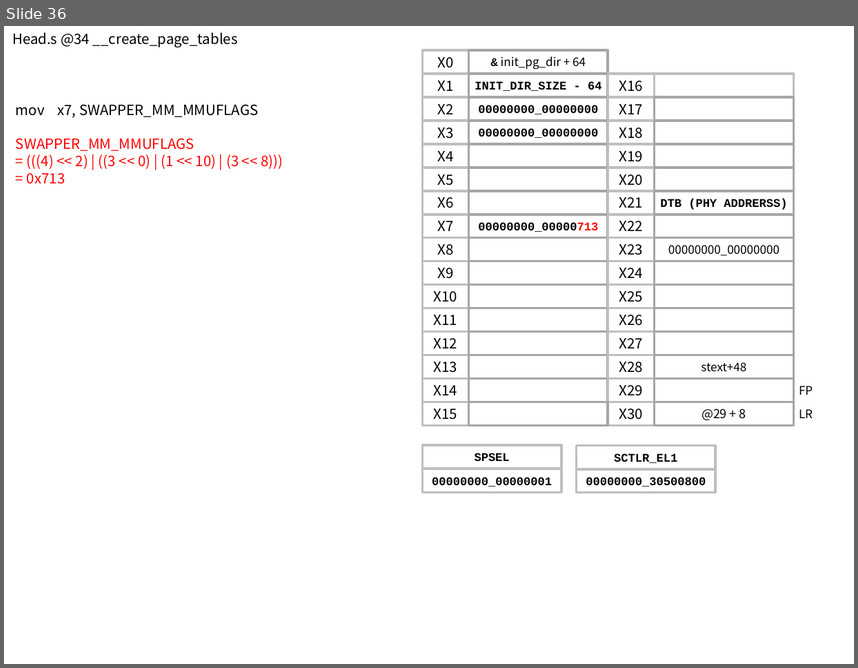
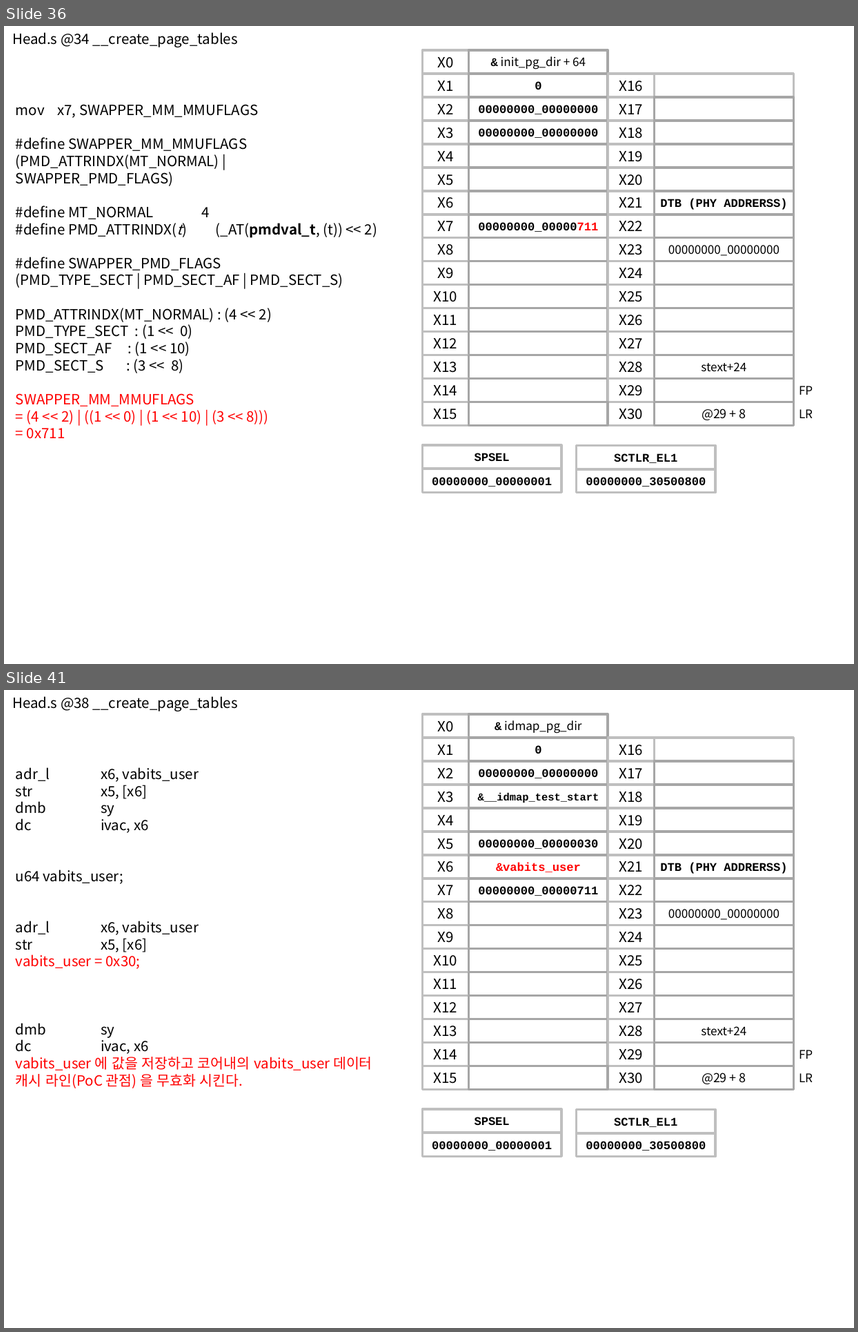
Before and after one commit to iamroot16a/study, a slide deck: 분석자료/head.S/head.s.pptx. Shown one above the other, each under a label of ours: slide 36 before the commit, slides 36 and 41 after it; the slides between them are not shown. The pictures are 858x668 and 858x1332 pixels, drawn with LibreOffice and Linux fonts; fonts in the diff are those of the drawing. Boxes give left, top, right and bottom in pixels: in the first picture for what was removed or moved away, otherwise in the second. Text is boxed around its words. In the diff, an @@ line names an element or a change of style, - is before the commit and + after.

Commit message:
[07주차.수정] 전반부 분석 내용 저장

```diff
--- a/분석자료/head.S/head.s.pptx
+++ b/분석자료/head.S/head.s.pptx
@@ slide 41 added at <box>4,690,854,1328</box>, background #FFFFFF @@
@@ text added at <box>12,696,238,711</box>, 12 pt, text #000000 @@
+Head.s @38 __create_page_tables
@@ text added at <box>16,767,372,1088</box>, 12 pt, text #000000 @@
+adr_l x6, vabits_user
+str x5, [x6]
+dmb sy
+dc ivac, x6
+u64 vabits_user;
+adr_l x6, vabits_user
+str x5, [x6]
+vabits_user = 0x30;
+dmb sy
+dc ivac, x6
+vabits_user 에 값을 저장하고 코어내의 vabits_user 데이터 캐시 라인(PoC 관점) 을 무효화 시킨다.
@@ group added at <box>422,715,813,1090</box>: 62 rectangles, 2 texts @@
+X0
+& idmap_pg_dir
+X1
+0
+X2
+00000000_00000000
+X3
+&__idmap_test_start
+X4
+X5
+00000000_00000030
+X6
+&vabits_user
+X7
+00000000_00000711
+X8
+X9
+X10
+X11
+X12
+X13
+X14
+X16
+X17
+X18
+X19
+X20
+X21
+DTB (PHY ADDRERSS)
+X22
+X23
+00000000_00000000
+X24
+X25
+X26
+X27
+X28
+stext+24
+X29
+X30
+@29 + 8
+X15
+FP
+LR
@@ rectangle added at <box>422,1109,562,1133</box>, outline #BFBFBF 2 pt, 10 pt, text #000000, bold @@
+SPSEL
@@ rectangle added at <box>576,1109,715,1133</box>, outline #BFBFBF 2 pt, 10 pt, text #000000, bold @@
+SCTLR_EL1
@@ rectangle added at <box>422,1133,562,1156</box>, outline #BFBFBF 2 pt, 10 pt, text #000000, bold @@
+00000000_00000001
@@ rectangle added at <box>576,1133,715,1156</box>, outline #BFBFBF 2 pt, 10 pt, text #000000, bold @@
+00000000_30500800
@@ slide 36 changed as well @@
@@ text in rectangle at <box>535,81,542,89</box>: text changed @@
-INIT_DIR_SIZE - 64
+0
@@ text at <box>16,137,377,373</box>: paragraphs added @@
+#define SWAPPER_MM_MMUFLAGS
+(PMD_ATTRINDX(MT_NORMAL) | SWAPPER_PMD_FLAGS)
+#define MT_NORMAL 4
+#define PMD_ATTRINDX(t) (_AT(pmdval_t, (t)) << 2)
+#define SWAPPER_PMD_FLAGS
+(PMD_TYPE_SECT | PMD_SECT_AF | PMD_SECT_S)
+PMD_ATTRINDX(MT_NORMAL) : (4 << 2)
+PMD_TYPE_SECT : (1 << 0)
+PMD_SECT_AF : (1 << 10)
+PMD_SECT_S : (3 << 8)
@@ text in rectangle at <box>478,222,598,232</box>: text changed @@
-00000000_00000713
+00000000_00000711
@@ text in rectangle at <box>701,362,746,372</box>: text changed @@
-stext+48
+stext+24
@@ text at <box>27,410,269,439</box>: text changed @@
-= (((4) << 2) | ((3 << 0) | (1 << 10) | (3 << 8)))
-= 0x713
+= (4 << 2) | ((1 << 0) | (1 << 10) | (3 << 8)))
+= 0x711
```
Also in this commit, not shown: 9 other slides changed, 11 other slides added, 2 other files.
